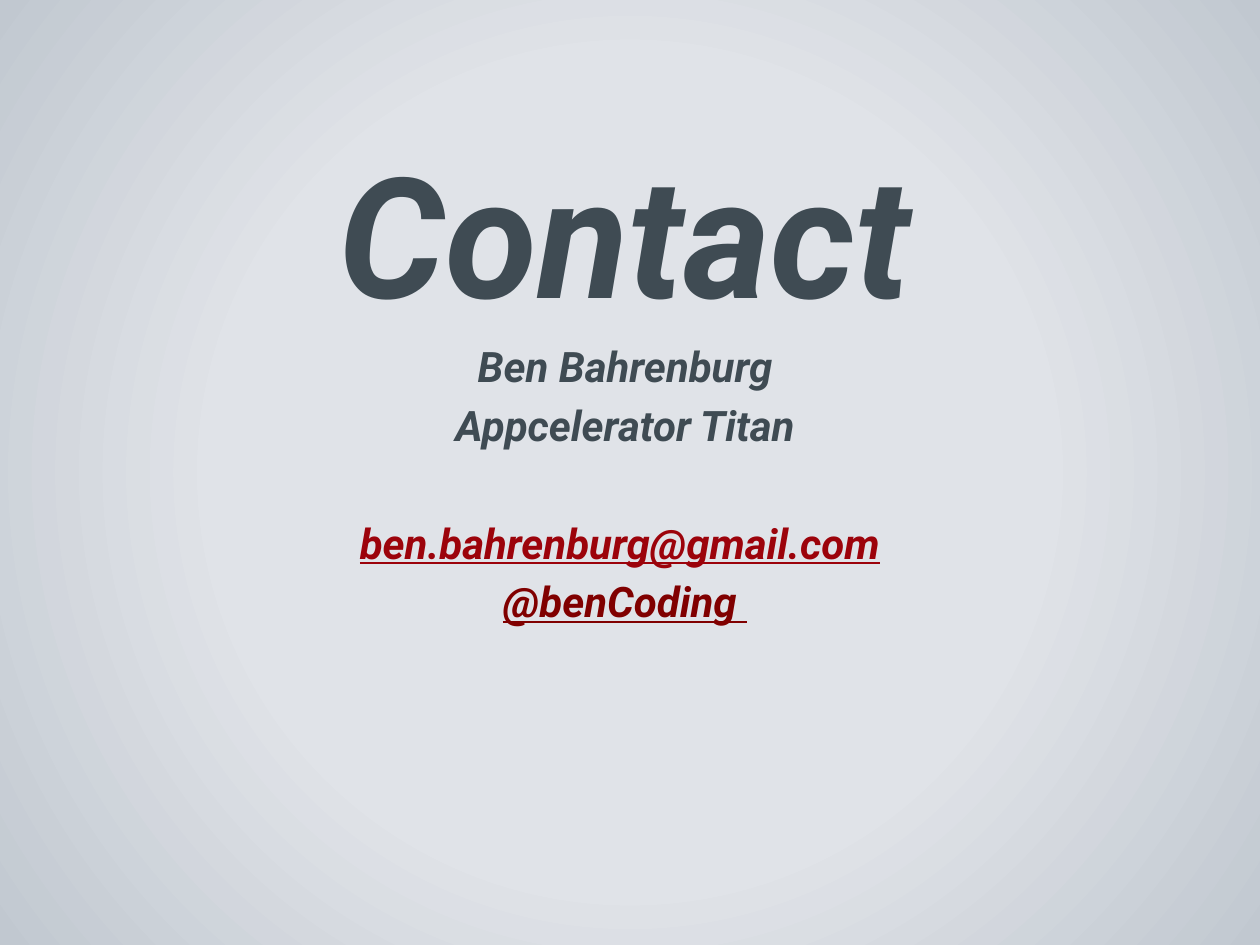
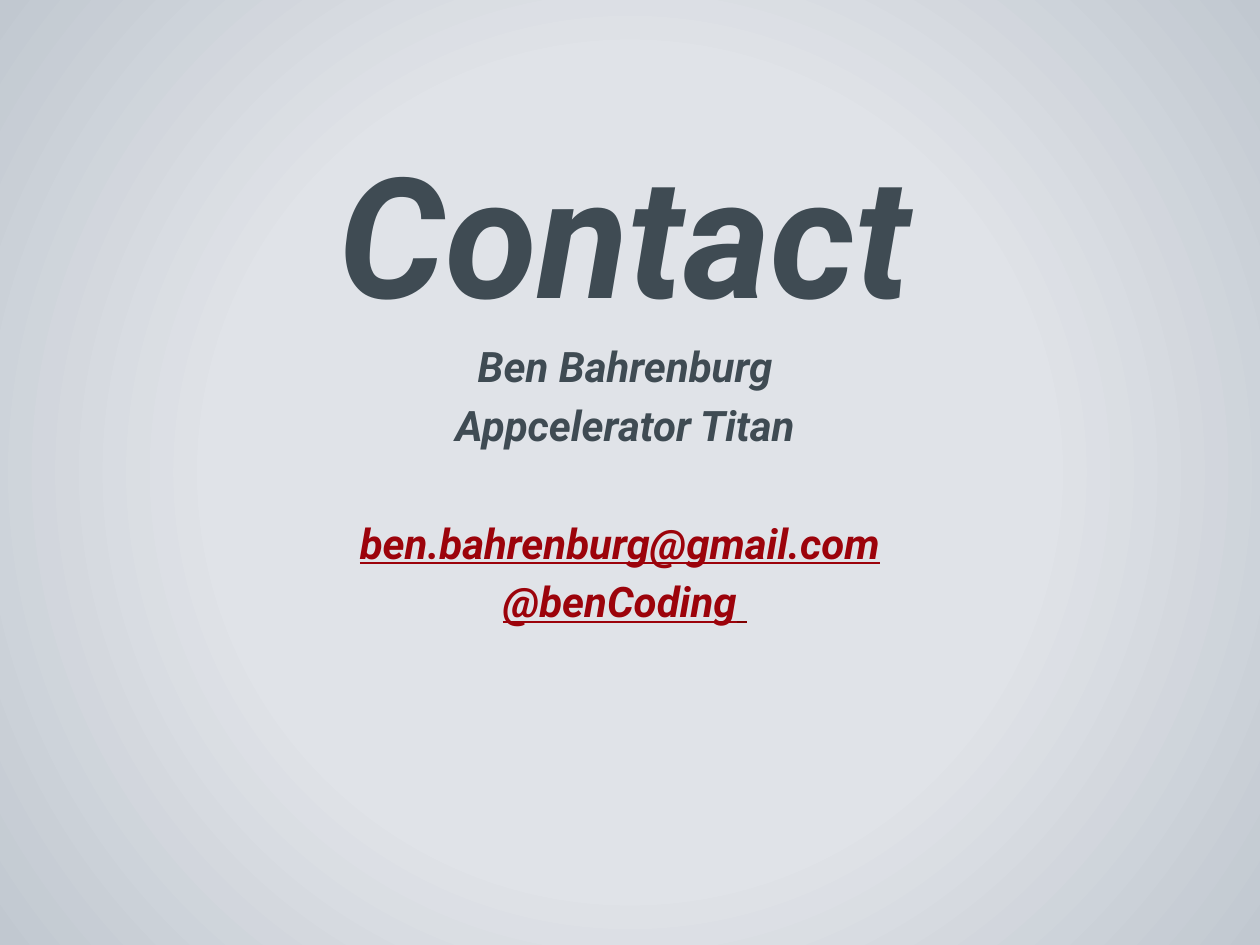
Before and after one commit to benbahrenburg/codefab2011, a slide deck: slide 13 of slides/titanium.pptx. Drawn at 1260x945 pixels with LibreOffice and Linux fonts; fonts in the diff are those of the drawing; background and template pictures are left out. Boxes give left, top, right and bottom in pixels: in the first picture for what was removed or moved away, otherwise in the second. Text is boxed around its words. In the diff, an @@ line names an element or a change of style, - is before the commit and + after.

```diff
--- a/slides/titanium.pptx
+++ b/slides/titanium.pptx
@@ text at (503, 585, 737, 627): text colour #800000 to #9C030B in "@benCoding" @@
```
Also in this commit, not shown: 1 other slide changed, 2 other files.
